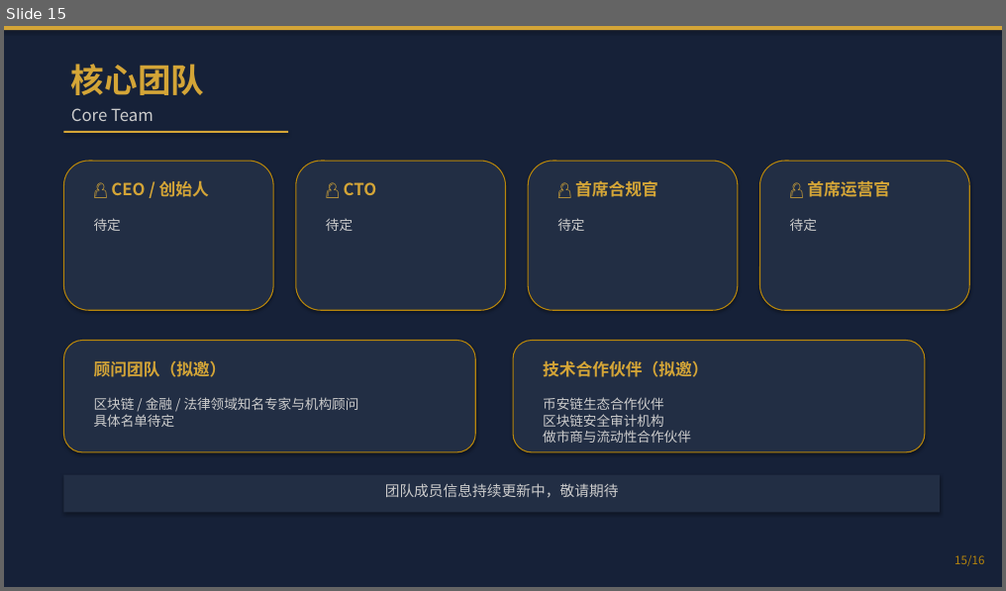
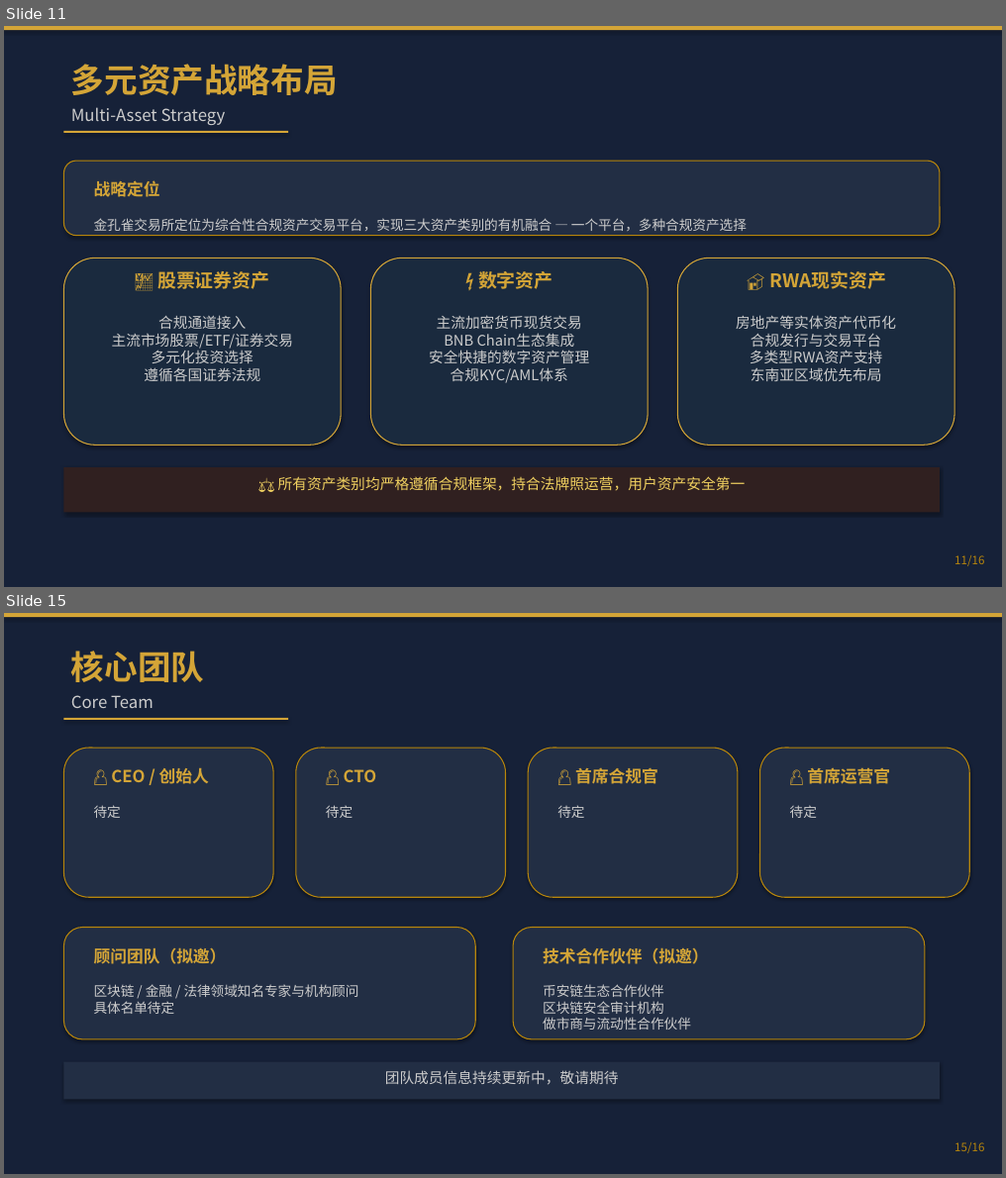
Before and after one commit to 7-Benson/golden-peacock-exchange, a slide deck: projects/金孔雀交易所PPT/金孔雀交易所_Golden_Peacock_Exchange.pptx. Shown one above the other, each under a label of ours: slide 15 before the commit, slides 11 and 15 after it; the slides between them are not shown. The pictures are 1006x591 and 1006x1178 pixels, drawn with LibreOffice and Linux fonts; fonts in the diff are those of the drawing. Boxes give left, top, right and bottom in pixels: in the first picture for what was removed or moved away, otherwise in the second. Text is boxed around its words. In the diff, an @@ line names an element or a change of style, - is before the commit and + after.

Commit message:
feat: 金孔雀交易所PPT v1.1 定位调整为综合性合规资产交易平台
- 定位从数字资产交易平台 → 多种合规复合型资产的综合性交易平台
- GPC总量从100亿调整为10亿
- 新增股票证券资产交易模块
- 创世节点及合伙人锁仓调整为36个月
- 交易所手续费月结
- 全部页面更新平台定位描述

```diff
--- a/projects/金孔雀交易所PPT/金孔雀交易所_Golden_Peacock_Exchange.pptx
+++ b/projects/金孔雀交易所PPT/金孔雀交易所_Golden_Peacock_Exchange.pptx
@@ slide 11 added at box(4, 26, 1002, 587), background #162138 @@
@@ rectangle added at box(4, 26, 1002, 31), fill #D4A537 @@
@@ text added at box(71, 64, 338, 95), 32 pt, text #D4A537, bold @@
+多元资产战略布局
@@ text added at box(71, 107, 226, 125), 16 pt, text #CCCCCC @@
+Multi-Asset Strategy
@@ rectangle added at box(63, 131, 288, 133), fill #D4A537 @@
@@ rounded rectangle added at box(63, 161, 940, 236), fill #222E44, outline #B8860B 1 pt @@
@@ text added at box(94, 180, 160, 197), 16 pt, text #D4A537, bold @@
+战略定位
@@ text added at box(94, 218, 746, 231), 13 pt, text #CCCCCC @@
+金孔雀交易所定位为综合性合规资产交易平台，实现三大资产类别的有机融合 — 一个平台，多种合规资产选择
@@ rounded rectangle added at box(63, 258, 341, 445), fill #1A2A3E, outline #D4A537 1 pt @@
@@ rounded rectangle added at box(371, 258, 648, 445), fill #1A2A3E, outline #D4A537 1 pt @@
@@ rounded rectangle added at box(678, 258, 954, 445), fill #1A2A3E, outline #D4A537 1 pt @@
@@ text added at box(157, 272, 269, 289), 18 pt, text #D4A537, bold @@
+💹 股票证券资产
@@ text added at box(478, 272, 553, 289), 18 pt, text #D4A537, bold @@
+⚡ 数字资产
@@ text added at box(678, 266, 954, 303), 18 pt, text #D4A537, bold @@
+🏠 RWA现实资产
@@ text added at box(112, 315, 293, 381), 14 pt, text #CCCCCC @@
+合规通道接入
+主流市场股票/ETF/证券交易
+多元化投资选择
+遵循各国证券法规
@@ text added at box(429, 315, 589, 383), 14 pt, text #CCCCCC @@
+主流加密货币现货交易
+BNB Chain生态集成
+安全快捷的数字资产管理
+合规KYC/AML体系
@@ text added at box(736, 315, 896, 381), 14 pt, text #CCCCCC @@
+房地产等实体资产代币化
+合规发行与交易平台
+多类型RWA资产支持
+东南亚区域优先布局
@@ rectangle added at box(63, 468, 940, 513), fill #302020 @@
@@ text added at box(278, 476, 746, 491), 14 pt, text #F0D060 @@
+⚖ 所有资产类别均严格遵循合规框架，持合法牌照运营，用户资产安全第一
@@ text added at box(954, 556, 984, 567), 11 pt, text #B8860B @@
+11/16
```
Also in this commit, not shown: 14 slides changed, 1 slide removed, 2 other files.
